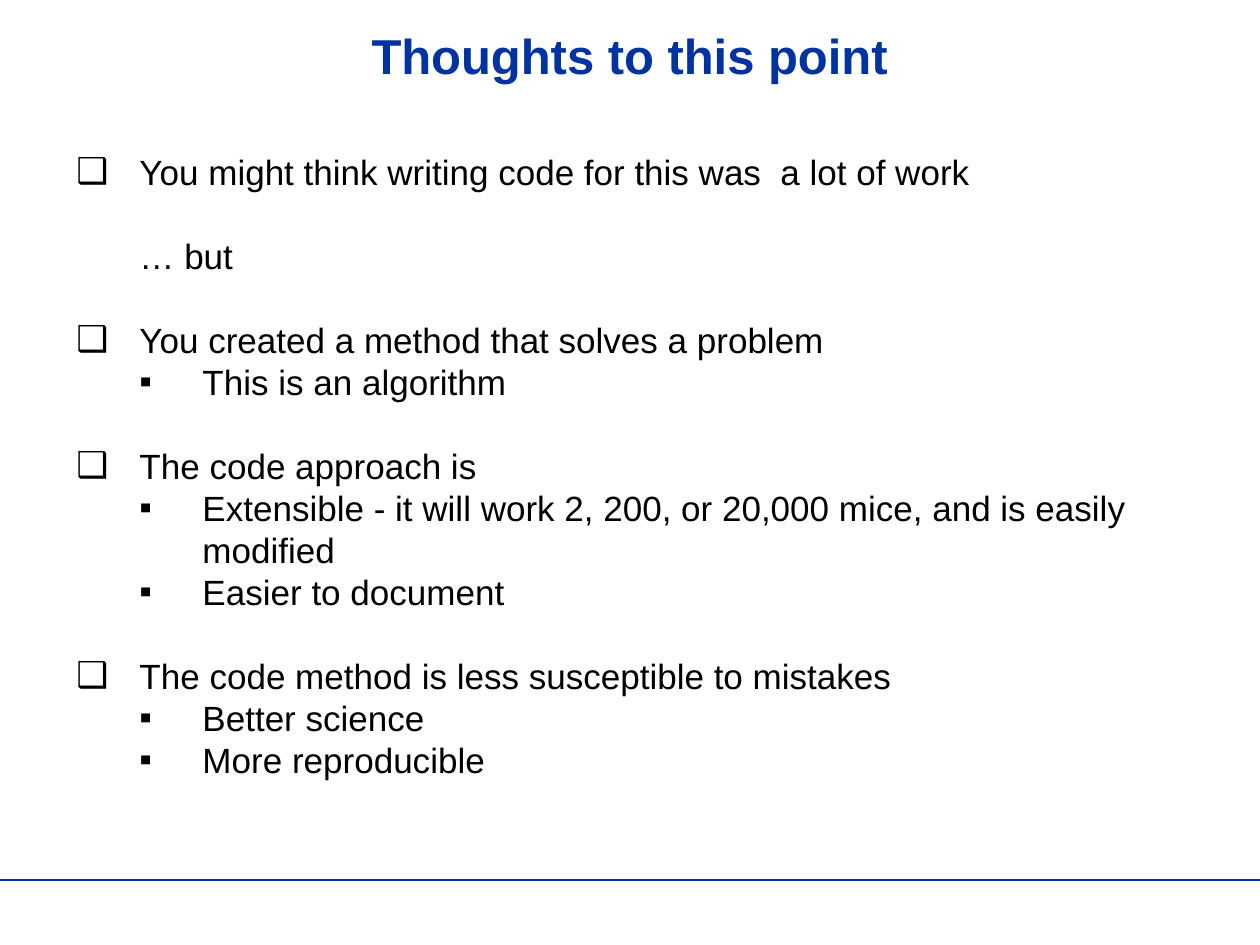
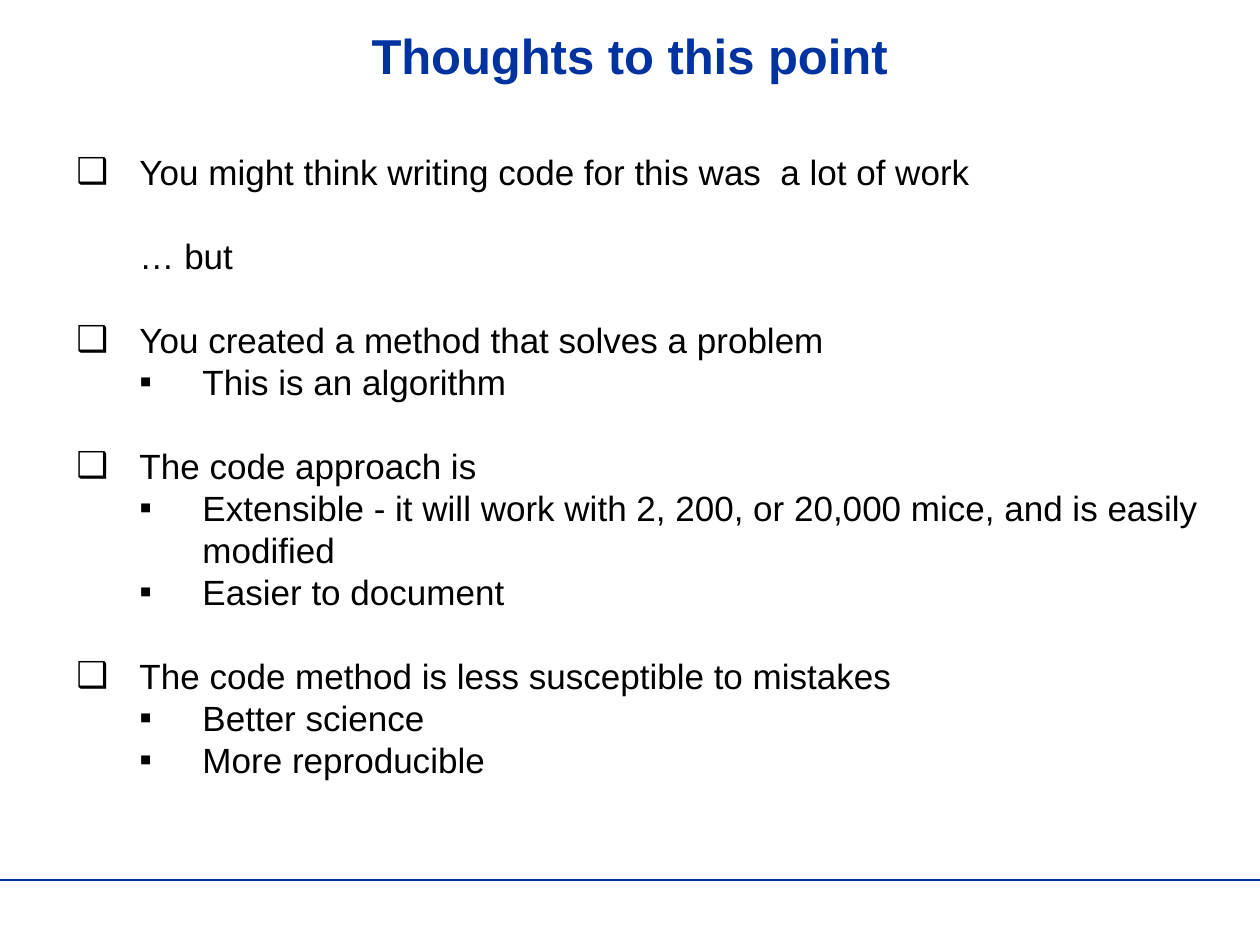
Before and after one commit to Campbell-Muscle-Lab/teaching_PGY630_QM, a slide deck: slide 12 of lectures/introduction/introduction.pptx. Drawn at 1260x945 pixels with LibreOffice and Linux fonts; fonts in the diff are those of the drawing; background and template pictures are left out. Boxes give left, top, right and bottom in pixels: in the first picture for what was removed or moved away, otherwise in the second. Text is boxed around its words. In the diff, an @@ line names an element or a change of style, - is before the commit and + after.

```diff
--- a/lectures/introduction/introduction.pptx
+++ b/lectures/introduction/introduction.pptx
@@ text at <box>202,495,1198,564</box>: text changed @@
-      ▪ Extensible - it will work 2, 200, or 20,000 mice, and is easily modified
+      ▪ Extensible - it will work with 2, 200, or 20,000 mice, and is easily modified
```
Also in this commit, not shown: 3 other slides changed, 3 other files.
